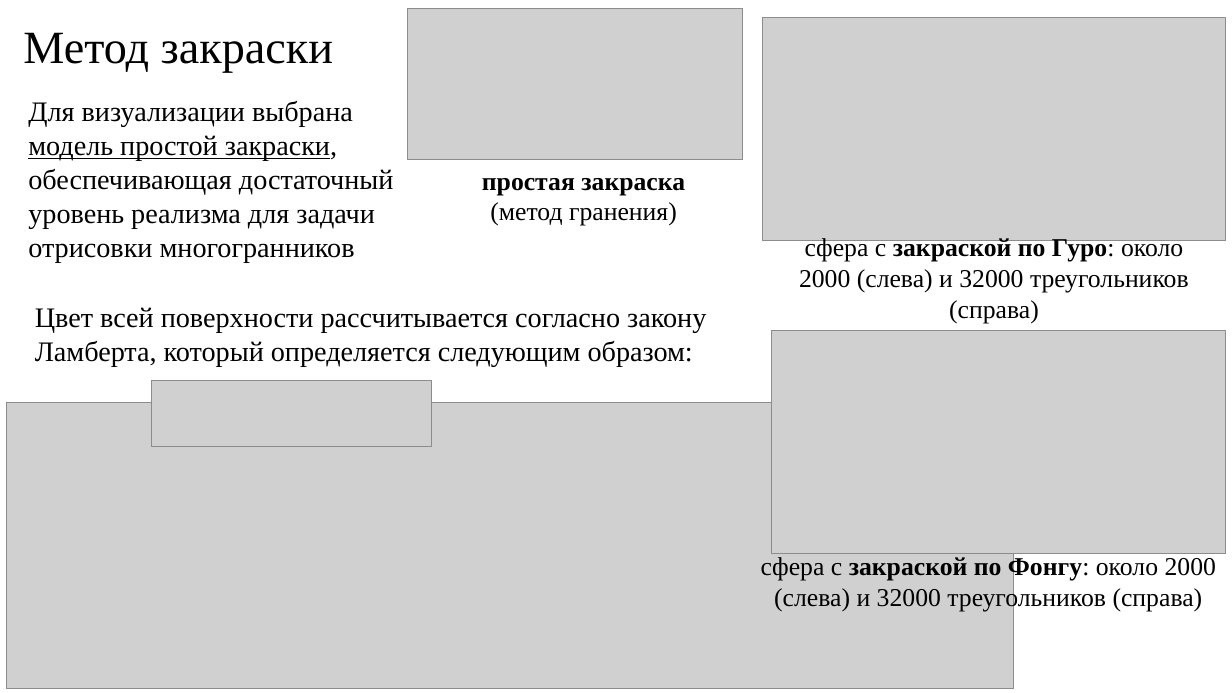
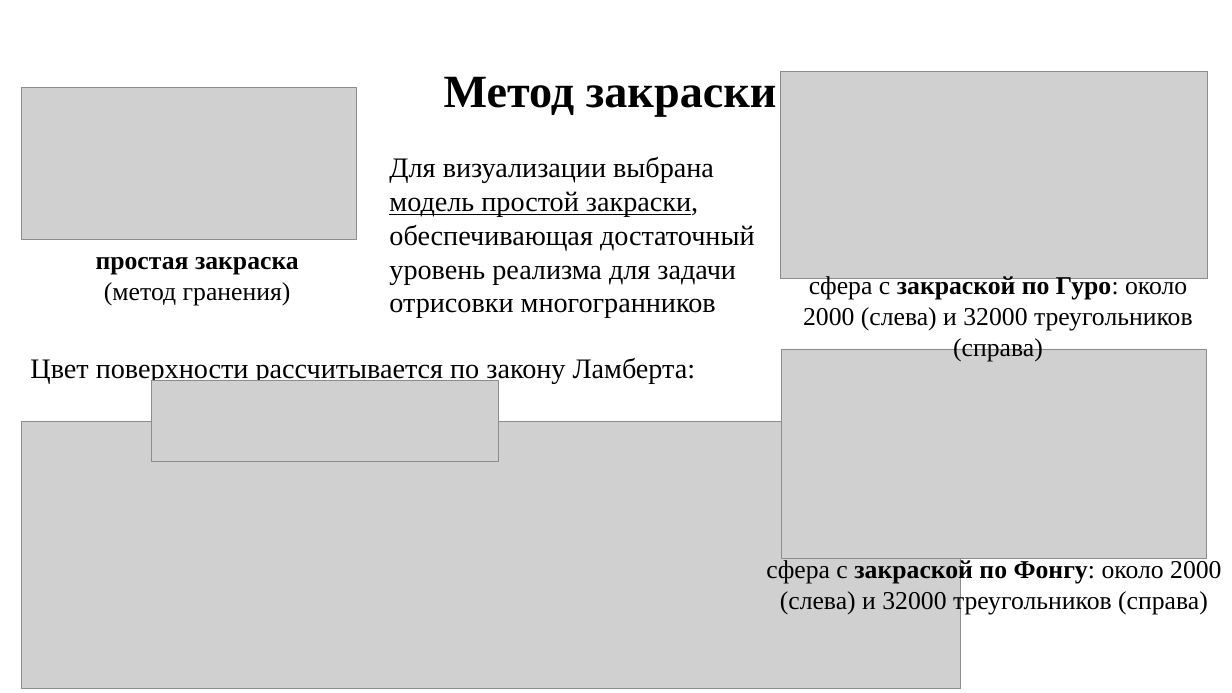
Before and after one commit to Lesa-yps/KYRSACH_CG_5_sem_BMSTU, a slide deck: slide 6 of presentation/ИУ7-55Б-Талышева-Олеся-презентация-КГ.pptx. Drawn at 1232x693 pixels with LibreOffice and Linux fonts; fonts in the diff are those of the drawing; grey boxes stand for pictures. Boxes give left, top, right and bottom in pixels: in the first picture for what was removed or moved away, otherwise in the second. Text is boxed around its words. In the diff, an @@ line names an element or a change of style, - is before the commit and + after.

```diff
--- a/presentation/ИУ7-55Б-Талышева-Олеся-презентация-КГ.pptx
+++ b/presentation/ИУ7-55Б-Талышева-Олеся-презентация-КГ.pptx
@@ title "Метод закраски": place and size @@
-title "Метод закраски" at bbox=[23, 32, 333, 73]
+title "Метод закраски" at bbox=[444, 76, 777, 116]
@@ title "Метод закраски" at bbox=[444, 76, 777, 116]: bold on @@
@@ picture: place and size @@
-picture at bbox=[408, 8, 743, 160]
+picture at bbox=[21, 88, 357, 239]
@@ picture: place and size @@
-picture at bbox=[762, 18, 1226, 241]
+picture at bbox=[780, 72, 1208, 279]
@@ text "Для визуализации выбрана модель простой ...": place and size @@
-text "Для визуализации выбрана модель простой ..." at bbox=[28, 101, 394, 262]
+text "Для визуализации выбрана модель простой ..." at bbox=[389, 157, 755, 318]
@@ text "простая закраска (метод гранения)": place and size @@
-text "простая закраска (метод гранения)" at bbox=[482, 178, 685, 226]
+text "простая закраска (метод гранения)" at bbox=[96, 257, 299, 305]
@@ text "cфера с закраской по Гуро: ...": place and size @@
-text "cфера с закраской по Гуро: ..." at bbox=[799, 236, 1189, 292]
+text "cфера с закраской по Гуро: ..." at bbox=[803, 274, 1193, 330]
@@ text at bbox=[30, 357, 696, 383]: text changed @@
-Цвет всей поверхности рассчитывается согласно закону Ламберта, который определяется следующим образом:
+Цвет поверхности рассчитывается по закону Ламберта:
@@ picture: place and size @@
-picture at bbox=[772, 331, 1226, 555]
+picture at bbox=[782, 349, 1207, 558]
@@ picture: place and size @@
-picture at bbox=[152, 381, 432, 446]
+picture at bbox=[152, 381, 499, 462]
@@ picture: place and size @@
-picture at bbox=[6, 402, 1014, 689]
+picture at bbox=[21, 421, 961, 689]
@@ text "cфера с закраской по Фонгу: ...": place and size @@
-text "cфера с закраской по Фонгу: ..." at bbox=[761, 555, 1216, 612]
+text "cфера с закраской по Фонгу: ..." at bbox=[766, 558, 1221, 614]
```
Also in this commit, not shown: 11 other slides changed, 1 slide added, 4 slides removed, 32 other files.
